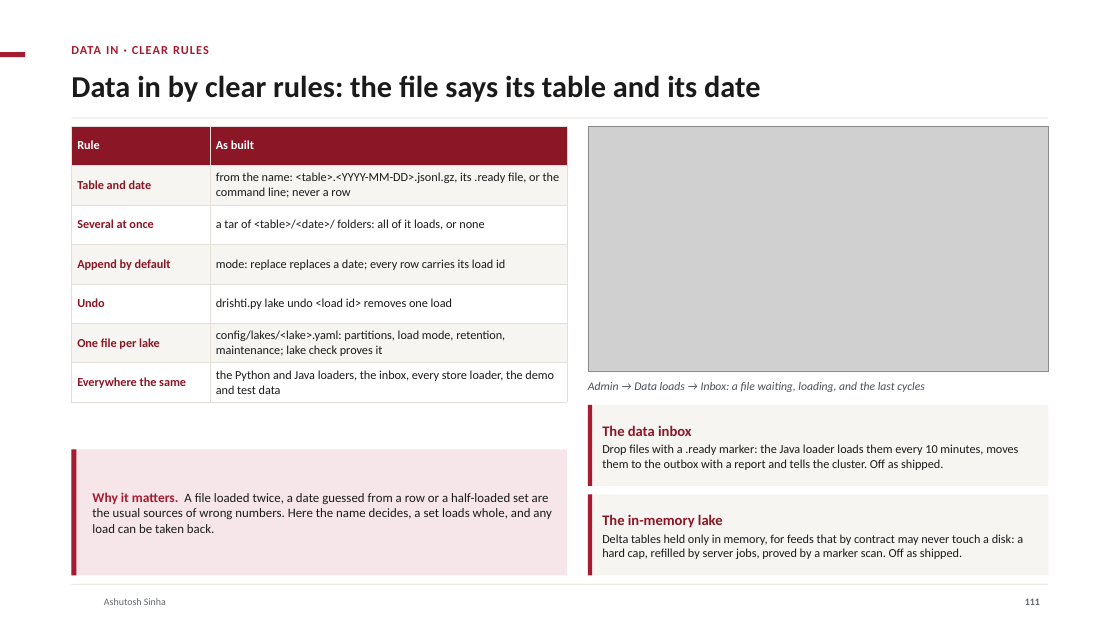
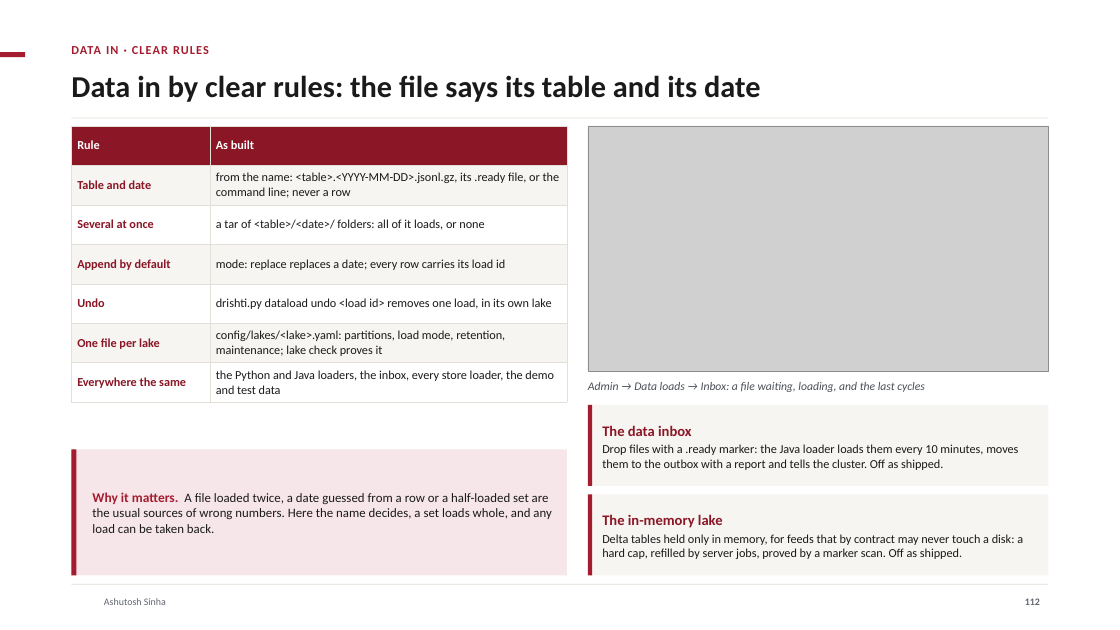
Before and after one commit to ajsinha/drishti, a slide deck: slide 112 of docs/publications/Drishti-Design-and-Evidence.pptx (slide 111 before the commit). Drawn at 1120x630 pixels with LibreOffice and Linux fonts; fonts in the diff are those of the drawing; grey boxes stand for pictures; background and template pictures are left out. Boxes give left, top, right and bottom in pixels: in the first picture for what was removed or moved away, otherwise in the second. Text is boxed around its words. In the diff, an @@ line names an element or a change of style, - is before the commit and + after.

```diff
--- a/docs/publications/Drishti-Design-and-Evidence.pptx
+++ b/docs/publications/Drishti-Design-and-Evidence.pptx
@@ table at (71,126,567,402) @@
-row 5, column 2: drishti.py lake undo <load id> removes one load
+row 5, column 2: drishti.py dataload undo <load id> removes one load, in its own lake
```
Also in this commit, not shown: 12 other slides changed, 2 slides added, 3 other files.
